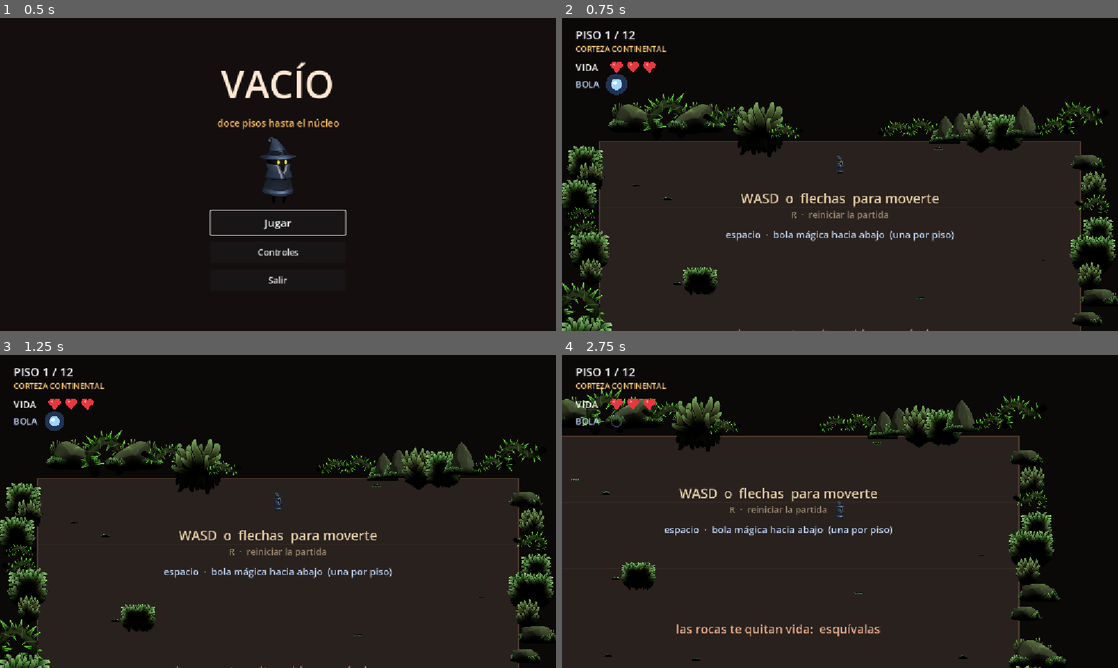
Above: before the commit, frames 1-4 (two rows, left to right).
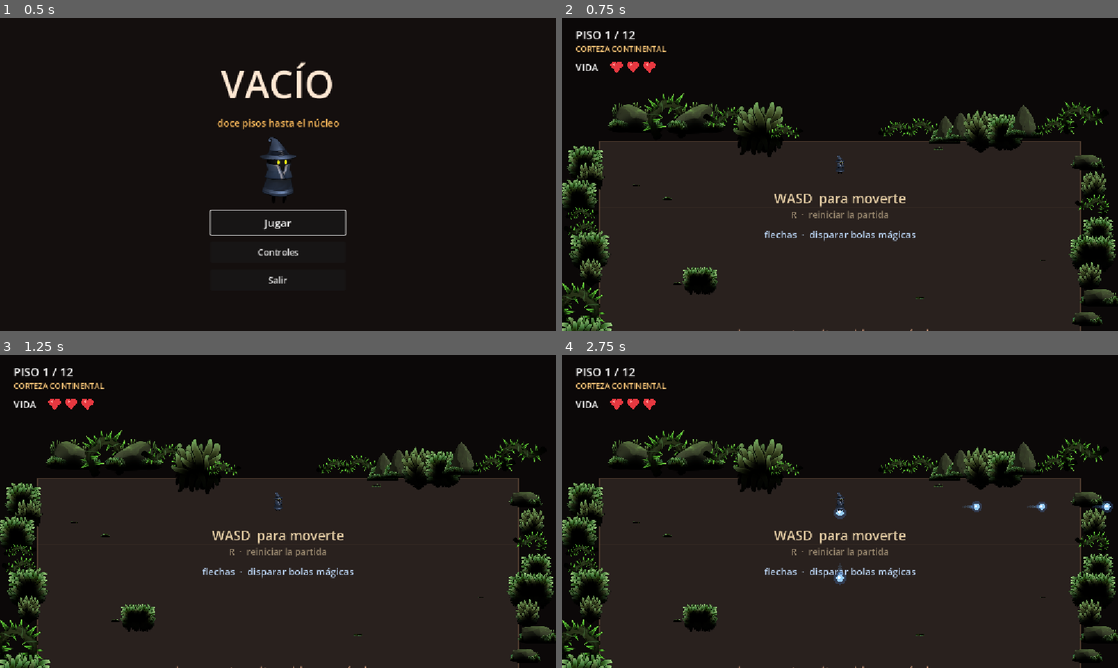
Above: after the commit, the same moments.

Repository: MatiasRodrigo0502/Vacio
Game: Godot game, scene res://scenes/MenuPrincipal.tscn
Two runs of this game, one before a commit and one after it. Both use one fixed random seed, a clock stepped at 60 frames per second and the inputs below.
Inputs:
- Up to frame 1 (0.5 s): no input
- Up to frame 2 (0.75 s): click "Jugar" at 0.5 s
- Up to frame 3 (1.25 s): no input
- Up to frame 4 (2.75 s): tap Enter at 1.25 s; hold Right (disparar_derecha, bound only after the commit) 1.28-2.03 s; tap Space (lanzar_bola, bound only before the commit) at 1.35, 2.1 s; hold Down (disparar_abajo, bound only after the commit) from 2.03 s (still down)

Frame 1 is identical in both runs. In frame 2, 1.3% of the frame differs, in the area x 2-71%, y 17-72%; in frame 3, 1.3%; in frame 4, 28%, in the area x 0-100%, y 10-100%.

Commit message:
Disparo en cuatro direcciones, al estilo Isaac
Primer paso del rediseno hacia The Binding of Isaac.

- WASD mueve y las flechas disparan. Las flechas dejan de servir para
  moverse: es el esquema de Isaac, una mano para cada cosa.
- La bola pasa de una por piso a disparo continuo con cadencia
  (cadencia_disparo, 0.34 s). Fuera el limite por piso y su indicador del
  HUD, que ya no significaba nada.
- Solo las cuatro direcciones: con dos flechas a la vez manda la mas
  marcada. Las diagonales harian el disparo demasiado facil.
- La bola ahora lleva direccion y su rastro se dibuja siempre detras.

Verificado en headless: las cuatro direcciones salen con su vector
correcto, la cadencia se respeta y los disparos siguen rompiendo rocas.

Siguiente: enemigos que persiguen.

Co-Authored-By: Claude Opus 5 <noreply@anthropic.com>

Diff:
--- a/project.godot
+++ b/project.godot
@@ -29,30 +29,41 @@
 mover_izquierda={
 "deadzone": 0.2,
 "events": [Object(InputEventKey,"resource_local_to_scene":false,"resource_name":"","device":-1,"window_id":0,"alt_press …(190 unchanged characters)…
-, Object(InputEventKey,"resource_local_to_scene":false,"resource_name":"","device":-1,"window_id":0,"alt_pressed":false,"shift_pressed":false,"ctrl_pressed":false,"meta_pressed":false,"pressed":false,"keycode":0,"physical_keycode":4194319,"key_label":0,"unicode":0,"location":0,"echo":false,"script":null)
 ]
 }
 mover_derecha={
 "deadzone": 0.2,
 "events": [Object(InputEventKey,"resource_local_to_scene":false,"resource_name":"","device":-1,"window_id":0,"alt_press …(190 unchanged characters)…
-, Object(InputEventKey,"resource_local_to_scene":false,"resource_name":"","device":-1,"window_id":0,"alt_pressed":false,"shift_pressed":false,"ctrl_pressed":false,"meta_pressed":false,"pressed":false,"keycode":0,"physical_keycode":4194321,"key_label":0,"unicode":0,"location":0,"echo":false,"script":null)
 ]
 }
 mover_arriba={
 "deadzone": 0.2,
 "events": [Object(InputEventKey,"resource_local_to_scene":false,"resource_name":"","device":-1,"window_id":0,"alt_press …(190 unchanged characters)…
-, Object(InputEventKey,"resource_local_to_scene":false,"resource_name":"","device":-1,"window_id":0,"alt_pressed":false,"shift_pressed":false,"ctrl_pressed":false,"meta_pressed":false,"pressed":false,"keycode":0,"physical_keycode":4194320,"key_label":0,"unicode":0,"location":0,"echo":false,"script":null)
 ]
 }
 mover_abajo={
 "deadzone": 0.2,
 "events": [Object(InputEventKey,"resource_local_to_scene":false,"resource_name":"","device":-1,"window_id":0,"alt_press …(190 unchanged characters)…
-, Object(InputEventKey,"resource_local_to_scene":false,"resource_name":"","device":-1,"window_id":0,"alt_pressed":false,"shift_pressed":false,"ctrl_pressed":false,"meta_pressed":false,"pressed":false,"keycode":0,"physical_keycode":4194322,"key_label":0,"unicode":0,"location":0,"echo":false,"script":null)
 ]
 }
-lanzar_bola={
+disparar_izquierda={
 "deadzone": 0.2,
-"events": [Object(InputEventKey,"resource_local_to_scene":fa …(140 unchanged characters)… d":false,"keycode":0,"physical_keycode":32,"key_label":0,"unicode":0,"location":0,"echo":false,"script":null)
+"events": [Object(InputEventKey,"resource_local_to_scene":fa …(140 unchanged characters)… d":false,"keycode":0,"physical_keycode":4194319,"key_label":0,"unicode":0,"location":0,"echo":false,"script":null)
+]
+}
+disparar_derecha={
+"deadzone": 0.2,
+"events": [Object(InputEventKey,"resource_local_to_scene":false,"resource_name":"","device":-1,"window_id":0,"alt_pressed":false,"shift_pressed":false,"ctrl_pressed":false,"meta_pressed":false,"pressed":false,"keycode":0,"physical_keycode":4194321,"key_label":0,"unicode":0,"location":0,"echo":false,"script":null)
+]
+}
+disparar_arriba={
+"deadzone": 0.2,
+"events": [Object(InputEventKey,"resource_local_to_scene":false,"resource_name":"","device":-1,"window_id":0,"alt_pressed":false,"shift_pressed":false,"ctrl_pressed":false,"meta_pressed":false,"pressed":false,"keycode":0,"physical_keycode":4194320,"key_label":0,"unicode":0,"location":0,"echo":false,"script":null)
+]
+}
+disparar_abajo={
+"deadzone": 0.2,
+"events": [Object(InputEventKey,"resource_local_to_scene":false,"resource_name":"","device":-1,"window_id":0,"alt_pressed":false,"shift_pressed":false,"ctrl_pressed":false,"meta_pressed":false,"pressed":false,"keycode":0,"physical_keycode":4194322,"key_label":0,"unicode":0,"location":0,"echo":false,"script":null)
 ]
 }
 reiniciar_partida={
--- a/scenes/Hud.tscn
+++ b/scenes/Hud.tscn
@@ -1,8 +1,7 @@
-[gd_scene load_steps=4 format=3]
+[gd_scene load_steps=3 format=3]
 
 [ext_resource type="Script" path="res://scripts/hud.gd" id="1_hud"]
 [ext_resource type="Script" path="res://scripts/corazones.gd" id="2_corazones"]
-[ext_resource type="Script" path="res://scripts/indicador_bola.gd" id="3_bola"]
 
 [node name="Hud" type="CanvasLayer"]
 layer = 2
@@ -40,20 +39,3 @@
 offset_right = 360.0
 offset_bottom = 118.0
 script = ExtResource("2_corazones")
-
-[node name="EtiquetaBola" type="Label" parent="."]
-modulate = Color(0.780392, 0.858824, 1, 1)
-offset_left = 28.0
-offset_top = 122.0
-offset_right = 118.0
-offset_bottom = 152.0
-theme_override_font_sizes/font_size = 18
-text = "BOLA"
-vertical_alignment = 1
-
-[node name="IndicadorBola" type="Control" parent="."]
-offset_left = 100.0
-offset_top = 122.0
-offset_right = 200.0
-offset_bottom = 152.0
-script = ExtResource("3_bola")
--- a/scenes/MenuPrincipal.tscn
+++ b/scenes/MenuPrincipal.tscn
@@ -119,7 +119,7 @@
 theme_override_constants/line_spacing = 12
 theme_override_font_sizes/font_size = 22
 text = "moverte
-bola mágica
+disparar
 reiniciar
 cerrar esto"
 horizontal_alignment = 2
@@ -128,8 +128,8 @@
 layout_mode = 2
 theme_override_constants/line_spacing = 12
 theme_override_font_sizes/font_size = 22
-text = "W A S D   o   flechas
-espacio
+text = "W A S D
+flechas
 R
 Esc"
 
@@ -139,7 +139,7 @@
 theme_override_constants/line_spacing = 8
 theme_override_font_sizes/font_size = 17
 text = "Baja hasta el círculo del fondo para pasar al piso siguiente.
-La bola mágica va hacia abajo y rompe una roca: una por piso.
+Disparas bolas mágicas con las flechas y rompen rocas y plataformas.
 Las rocas y las plataformas te quitan vida al tocarlas.
 Del piso 4 en adelante, algunas rocas se mueven.
 Doce pisos, y cada uno más estrecho que el anterior."
--- a/scenes/Tutorial.tscn
+++ b/scenes/Tutorial.tscn
@@ -10,7 +10,7 @@
 offset_right = 1000.0
 offset_bottom = 58.0
 theme_override_font_sizes/font_size = 44
-text = "WASD  o  flechas  para moverte"
+text = "WASD  para moverte"
 horizontal_alignment = 1
 vertical_alignment = 1
 
@@ -28,7 +28,7 @@
 offset_right = 1100.0
 offset_bottom = 46.0
 theme_override_font_sizes/font_size = 32
-text = "espacio  ·  bola mágica hacia abajo  (una por piso)"
+text = "flechas  ·  disparar bolas mágicas"
 horizontal_alignment = 1
 vertical_alignment = 1
 
--- a/scripts/bola_magica.gd
+++ b/scripts/bola_magica.gd
@@ -1,23 +1,29 @@
-## Bola magica: el unico ataque del jugador. Una por piso y siempre hacia abajo.
+## Bola magica: el disparo del jugador.
 ##
-## POR QUE SOLO HACIA ABAJO:
-## el juego va de bajar. Una bola que apunta a cualquier lado convertiria el
-## piso en un tiroteo; bajando en linea recta es una herramienta para abrirse
-## paso, que es lo que se busca. Y al ser una sola por piso, hay que decidir
-## cuando gastarla en vez de disparar por disparar.
+## Sale en la direccion que marquen las flechas y rompe lo primero que toca,
+## sea una roca, una plataforma o (en cuanto existan) un enemigo.
+##
+## POR QUE NO PASA POR UN POOL:
+## el pool del proyecto existe para los obstaculos, que son decenas por piso y
+## se reciclan en cada cambio. Las bolas son tres o cuatro por segundo y viven
+## menos de un segundo; montarles un pool seria contabilidad a cambio de nada.
+## Si algun dia la cadencia sube mucho, este es el sitio donde mirarlo.
 class_name BolaMagica
 extends Area2D
 
 ## Se emite al romper algo, por si en el futuro hay sonido o particulas.
-signal impacto(obstaculo: Node2D)
+signal impacto(objetivo: Node2D)
 
 @export var velocidad: float = 620.0
-@export var radio: float = 12.0
+@export var radio: float = 11.0
 ## Si no choca con nada, se apaga sola despues de recorrer esto.
-@export var alcance: float = 1500.0
+@export var alcance: float = 1200.0
 ## Si es true atraviesa y rompe todo lo que pilla. En false, rompe lo primero
-## que toca y se apaga: una bola, una roca.
+## que toca y se apaga.
 @export var atraviesa: bool = false
+
+## Hacia donde va. La fija el jugador al dispararla.
+var direccion: Vector2 = Vector2.DOWN
 
 var _recorrido: float = 0.0
 var _fase: float = 0.0
@@ -34,7 +40,7 @@
 
 func _physics_process(delta: float) -> void:
 	var paso := velocidad * delta
-	position.y += paso
+	position += direccion * paso
 	_recorrido += paso
 	_fase += delta
 	queue_redraw()
@@ -44,7 +50,7 @@
 
 func _al_tocar(area: Area2D) -> void:
 	# Duck typing, como en el resto del proyecto: la bola no pregunta si es una
-	# roca o una plataforma, solo si se puede romper.
+	# roca, una plataforma o un enemigo, solo si se puede romper.
 	if not area.has_method("romper"):
 		return
 	area.romper()
@@ -54,14 +60,15 @@
 
 
 ## Dibujada por codigo, como los corazones: no hay arte de proyectil en los
-## packs y una bola de luz se resuelve con tres circulos y un rastro.
+## packs y una bola de luz se resuelve con unos circulos y un rastro.
 func _draw() -> void:
 	var pulso := 1.0 + sin(_fase * 22.0) * 0.12
+	# El rastro va siempre detras, sea cual sea la direccion del disparo.
+	var atras := -direccion
 
-	# Rastro que se va apagando hacia arriba.
 	for i in 5:
 		var t := float(i) / 5.0
-		draw_circle(Vector2(0.0, -radio * (0.9 + i * 0.85)),
+		draw_circle(atras * radio * (0.9 + i * 0.85),
 			radio * (0.72 - t * 0.5) * pulso,
 			Color(0.45, 0.72, 1.0, 0.30 - t * 0.24))
 
--- a/scripts/hud.gd
+++ b/scripts/hud.gd
@@ -7,7 +7,6 @@
 @onready var _etiqueta_piso: Label = $EtiquetaPiso
 @onready var _etiqueta_capa: Label = $EtiquetaCapa
 @onready var _corazones: Corazones = $Corazones
-@onready var _indicador_bola: IndicadorBola = $IndicadorBola
 
 
 func actualizar_piso(numero_piso: int, total: int, nombre_capa: String) -> void:
@@ -17,8 +16,3 @@
 
 func actualizar_vida(vida_actual: int, vida_maxima: int) -> void:
 	_corazones.actualizar(vida_actual, vida_maxima)
-
-
-## Enciende o apaga el indicador de la bola magica.
-func actualizar_bola(disponible: bool) -> void:
-	_indicador_bola.actualizar(disponible)
--- a/scripts/indicador_bola.gd
+++ /dev/null
@@ -1,43 +0,0 @@
-## Indicador de la bola magica en el HUD: encendido si queda, apagado si ya se
-## ha gastado en este piso.
-##
-## Dibujado por codigo por lo mismo que los corazones: la fuente no trae simbolos
-## y no hay arte de interfaz en los packs.
-class_name IndicadorBola
-extends Control
-
-@export var radio: float = 11.0
-
-const COLOR_LISTA := Color(0.62, 0.84, 1.0)
-const COLOR_HALO := Color(0.35, 0.60, 1.0, 0.30)
-const COLOR_GASTADA := Color(0.30, 0.34, 0.40, 0.75)
-
-var _disponible: bool = true
-var _fase: float = 0.0
-
-
-func _process(delta: float) -> void:
-	# Solo late mientras esta lista: gastada no necesita repintarse.
-	if not _disponible:
-		return
-	_fase += delta
-	queue_redraw()
-
-
-func actualizar(disponible: bool) -> void:
-	_disponible = disponible
-	_fase = 0.0
-	queue_redraw()
-
-
-func _draw() -> void:
-	var centro := Vector2(radio + 2.0, size.y * 0.5)
-	if _disponible:
-		var pulso := 1.0 + sin(_fase * 5.0) * 0.08
-		draw_circle(centro, radio * 1.9 * pulso, COLOR_HALO)
-		draw_circle(centro, radio * pulso, COLOR_LISTA)
-		draw_circle(centro + Vector2(-radio * 0.25, -radio * 0.25), radio * 0.38,
-			Color(1, 1, 1, 0.9))
-	else:
-		# Gastada: solo el contorno, para que se vea que ahi habia algo.
-		draw_arc(centro, radio, 0.0, TAU, 24, COLOR_GASTADA, 2.5, true)
--- a/scripts/jugador.gd
+++ b/scripts/jugador.gd
@@ -10,10 +10,8 @@
 signal vida_cambiada(vida_actual: int, vida_maxima: int)
 signal dano_recibido
 signal sin_vida
-## Se emite al lanzar la bola magica, con el punto de salida.
-signal bola_lanzada(desde: Vector2)
-## Avisa al HUD de si queda bola o no.
-signal bola_cambiada(disponible: bool)
+## Se emite en cada disparo, con el punto de salida y hacia donde va.
+signal bola_lanzada(desde: Vector2, direccion: Vector2)
 
 @export_group("Movimiento")
 ## Velocidad punta en px/s.
@@ -29,6 +27,10 @@
 ## golpe cuando el jugador se queda encima de un obstaculo.
 @export var duracion_invulnerabilidad: float = 1.1
 
+@export_group("Disparo")
+## Segundos entre disparo y disparo. Es la cadencia: mas bajo, mas rapido.
+@export var cadencia_disparo: float = 0.34
+
 ## Por debajo de esta velocidad se considera que el personaje esta parado y se
 ## pasa a la animacion de reposo. No es 0 porque la friccion deja residuos.
 const VELOCIDAD_MINIMA_ANDAR: float = 12.0
@@ -41,8 +43,8 @@
 var _fase_parpadeo: float = 0.0
 ## Mientras es false el jugador no responde a los controles (cambios de piso).
 var _control_activo: bool = true
-## Una bola por piso. Se recarga al entrar en el siguiente, en reubicar().
-var _bola_disponible: bool = true
+## Cuanto falta para poder volver a disparar.
+var _espera_disparo: float = 0.0
 
 ## El sprite se escala y se desplaza desde la escena, no desde aqui: el origen
 ## del nodo esta a los pies del mago y la forma de colision cubre la base de la
@@ -73,22 +75,36 @@
 	move_and_slide()
 	_actualizar_animacion()
 
-	if _control_activo and Input.is_action_just_pressed("lanzar_bola"):
-		_lanzar_bola()
+	_actualizar_disparo(delta)
 
 
-## Lanza la bola hacia abajo, si queda. Sale del centro del cuerpo y no de los
-## pies, para que se vea nacer del mago y no del suelo.
-func _lanzar_bola() -> void:
-	if not _bola_disponible:
+## Dispara mientras se mantengan pulsadas las flechas, con una cadencia fija.
+##
+## POR QUE LAS FLECHAS Y NO EL RATON:
+## es el esquema de Isaac y de los twin-stick de teclado: una mano mueve y la
+## otra dispara. Con el raton habria que apuntar, y este juego va de esquivar
+## mientras bajas, no de apuntar fino.
+func _actualizar_disparo(delta: float) -> void:
+	_espera_disparo = maxf(_espera_disparo - delta, 0.0)
+	if not _control_activo or _espera_disparo > 0.0:
 		return
-	_bola_disponible = false
-	bola_lanzada.emit(centro_colision())
-	bola_cambiada.emit(false)
 
+	var direccion := Input.get_vector(
+		"disparar_izquierda", "disparar_derecha", "disparar_arriba", "disparar_abajo")
+	if direccion == Vector2.ZERO:
+		return
 
-func tiene_bola() -> bool:
-	return _bola_disponible
+	# Solo las cuatro direcciones: con dos flechas a la vez, manda la mas
+	# marcada. Las diagonales harian el disparo mas facil de lo que toca.
+	if absf(direccion.x) > absf(direccion.y):
+		direccion = Vector2(signf(direccion.x), 0.0)
+	else:
+		direccion = Vector2(0.0, signf(direccion.y))
+
+	_espera_disparo = cadencia_disparo
+	# Sale del centro del cuerpo y no de los pies, para que se vea nacer del
+	# mago y no del suelo.
+	bola_lanzada.emit(centro_colision(), direccion)
 
 
 ## Elige la animacion segun el movimiento real, no segun la tecla pulsada: asi
@@ -154,9 +170,7 @@
 	global_position = posicion
 	velocity = Vector2.ZERO
 	_control_activo = true
-	# La bola se recarga en cada piso: es una por piso, no una por partida.
-	_bola_disponible = true
-	bola_cambiada.emit(true)
+	_espera_disparo = 0.0
 
 
 ## Restaura la vida al maximo. Solo se usa al empezar una partida nueva.
@@ -166,9 +180,8 @@
 	_fase_parpadeo = 0.0
 	_control_activo = true
 	_sprite.modulate = Color.WHITE
-	_bola_disponible = true
+	_espera_disparo = 0.0
 	vida_cambiada.emit(vida_actual, vida_maxima)
-	bola_cambiada.emit(true)
 
 
 ## Congela al jugador (final de partida, transiciones).
--- a/scripts/principal.gd
+++ b/scripts/principal.gd
@@ -28,7 +28,6 @@
 	_jugador.vida_cambiada.connect(_hud.actualizar_vida)
 	_jugador.sin_vida.connect(GestorProgreso.terminar_por_derrota)
 	_jugador.bola_lanzada.connect(_al_lanzar_bola)
-	_jugador.bola_cambiada.connect(_hud.actualizar_bola)
 	_pantalla_final.reinicio_solicitado.connect(_reiniciar)
 	_pantalla_final.menu_solicitado.connect(_volver_al_menu)
 
@@ -37,7 +36,6 @@
 	# primera senal vida_cambiada del jugador se emitio cuando aun no habia
 	# nadie escuchando: sincronizamos el HUD a mano una vez.
 	_hud.actualizar_vida(_jugador.vida_actual, _jugador.vida_maxima)
-	_hud.actualizar_bola(_jugador.tiene_bola())
 	GestorProgreso.iniciar_partida()
 
 
@@ -75,10 +73,11 @@
 
 ## La bola cuelga del piso, no de Principal: asi al cambiar de piso se va con el
 ## y no queda ninguna volando de un piso al siguiente.
-func _al_lanzar_bola(desde: Vector2) -> void:
+func _al_lanzar_bola(desde: Vector2, direccion: Vector2) -> void:
 	if _piso_actual == null:
 		return
 	var bola: BolaMagica = ESCENA_BOLA.instantiate()
+	bola.direccion = direccion
 	_piso_actual.add_child(bola)
 	bola.global_position = desde
 
Not shown, removed: scripts/indicador_bola.gd.uid
Not shown, changed: CLAUDE.md
Not shown, changed: README.md
